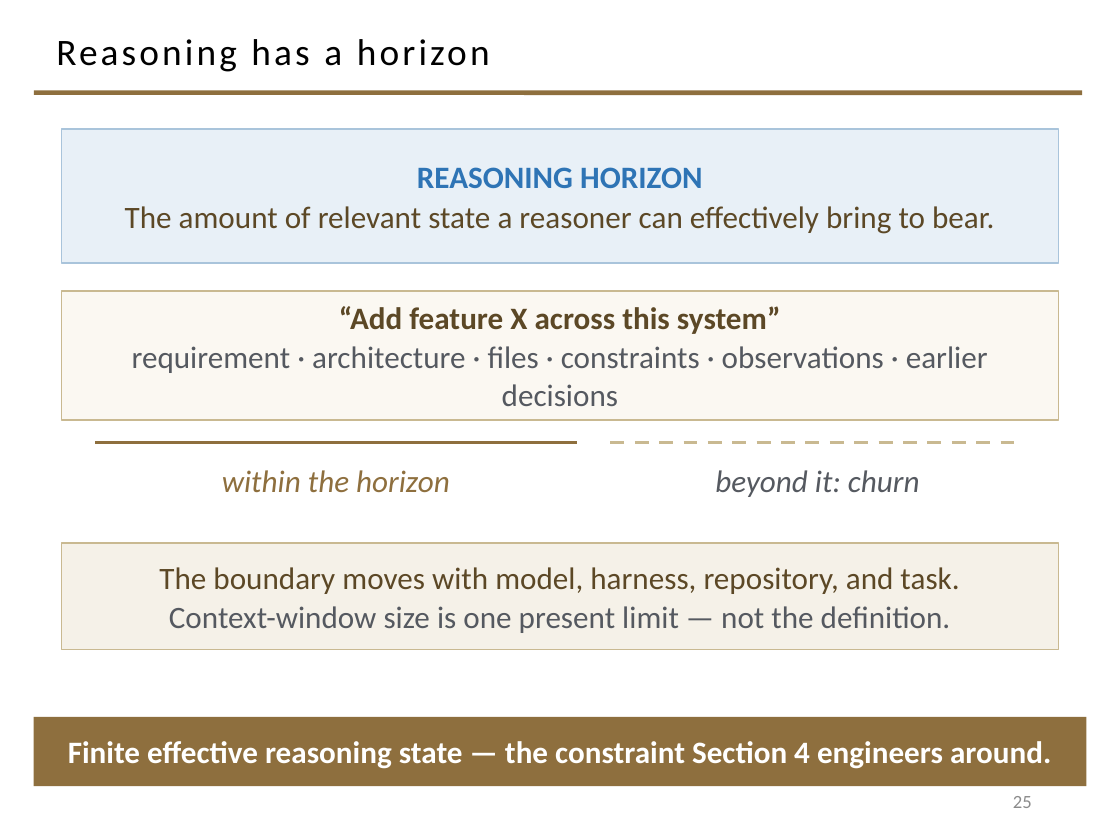
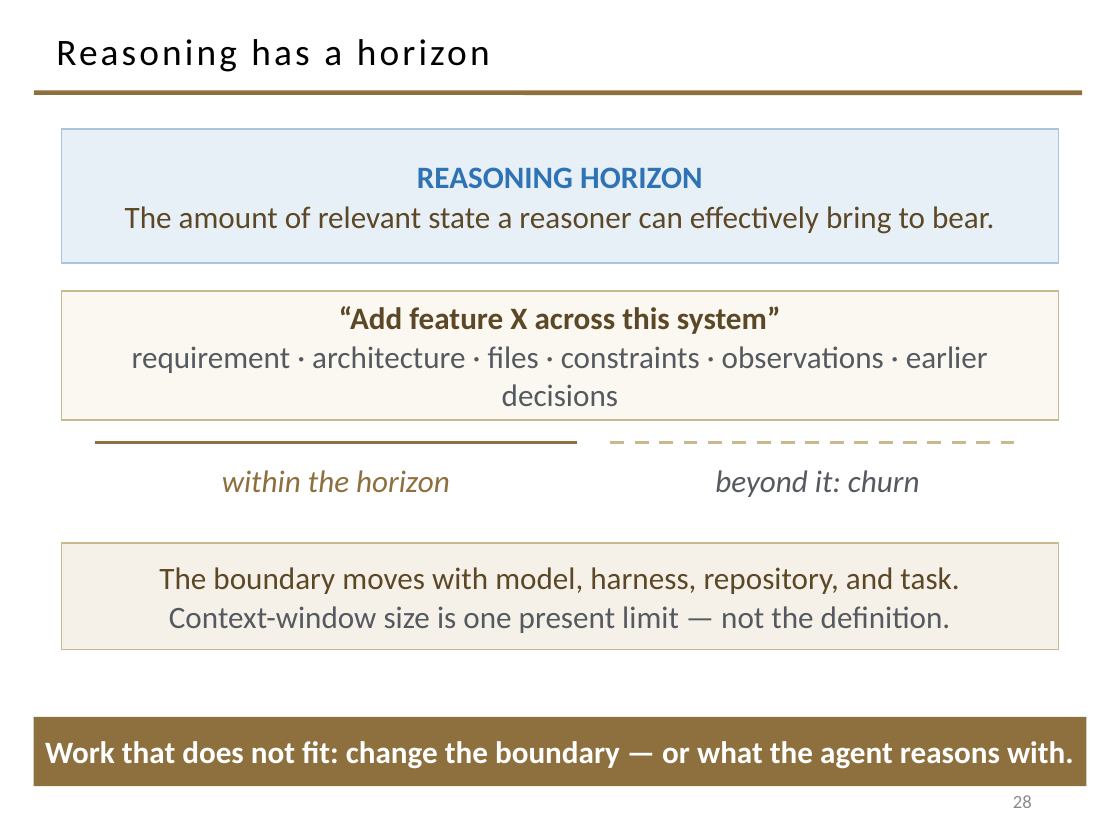
Before and after one commit to davisjam/model-based-agentic-software-engineering, a slide deck: slide 28 of course/lectures/act-2-building-systems-and-governing-changes/01-agent-levers/2-1-Agents.pptx (slide 25 before the commit). Drawn at 1120x840 pixels with LibreOffice and Linux fonts; fonts in the diff are those of the drawing; background and template pictures are left out. Boxes give left, top, right and bottom in pixels: in the first picture for what was removed or moved away, otherwise in the second. Text is boxed around its words. In the diff, an @@ line names an element or a change of style, - is before the commit and + after.

```diff
--- a/course/lectures/act-2-building-systems-and-governing-changes/01-agent-levers/2-1-Agents.pptx
+++ b/course/lectures/act-2-building-systems-and-governing-changes/01-agent-levers/2-1-Agents.pptx
@@ text in rectangle at <box>45,741,1074,769</box>: text changed @@
-Finite effective reasoning state — the constraint Section 4 engineers around.
+Work that does not fit: change the boundary — or what the agent reasons with.
@@ page number at <box>1013,795,1032,808</box>: text changed @@
-25
+28
```
Also in this commit, not shown: 14 other slides changed, 6 slides added.
